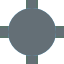
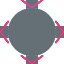
Layer changes from the first 64 x 64 image to the second:
added layer "Connector 3 out better" above "Connector 3 in better" over (0, 0, 64, 64)
added layer "Connector 2 out better" above "Connector 2 in better" over (0, 0, 64, 64)
added layer "Connector 1 out better" above "Connector 1 in better" over (0, 0, 64, 64)
added layer "Connector 0 in better" above "Connector 0 out" over (0, 0, 64, 64)
